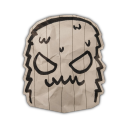
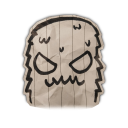
Two versions of the same layered image (128x128). Layer-by-layer changes:
painted on "body" over left=28, top=103, right=99, bottom=113
painted on "shadow" over left=25, top=100, right=102, bottom=115
